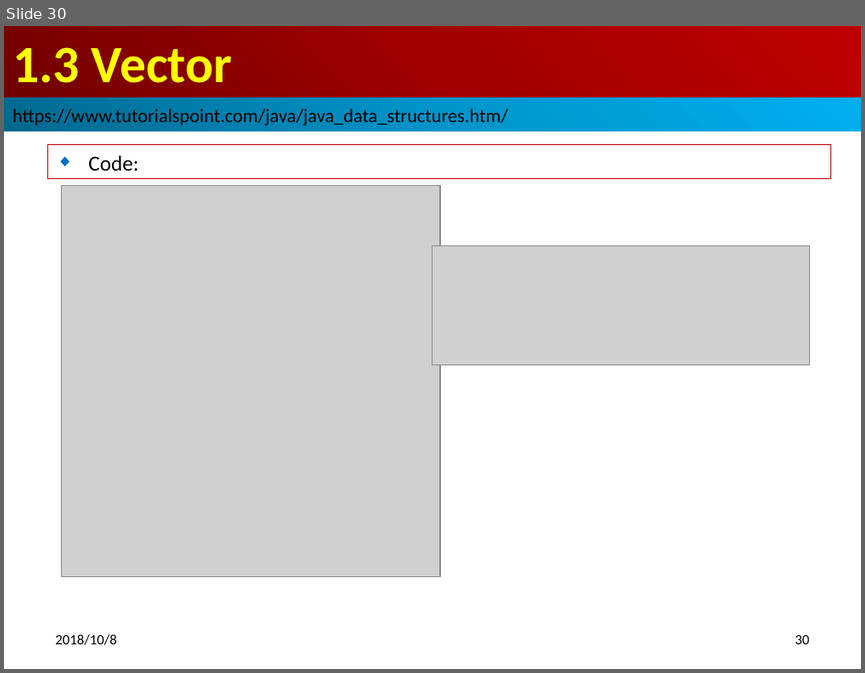
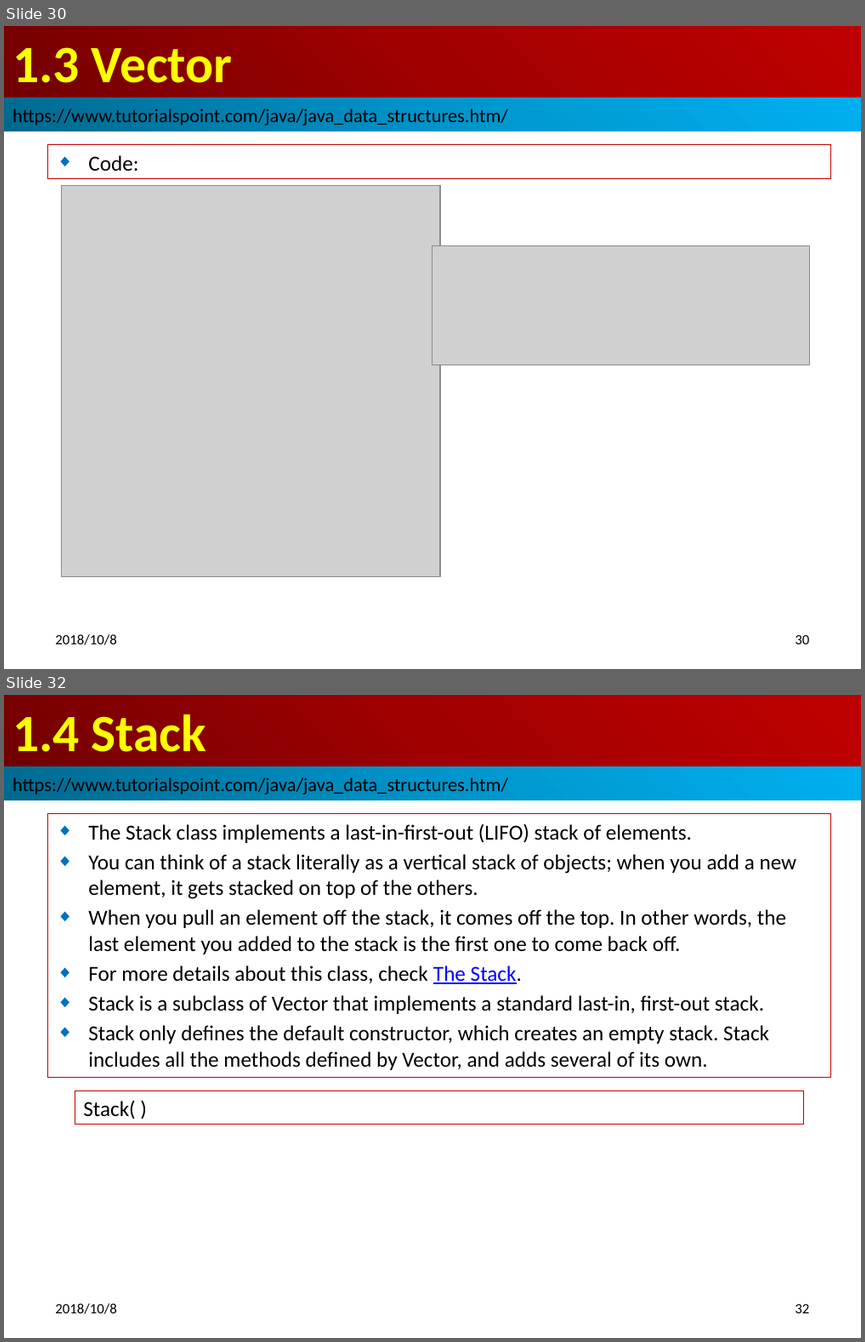
Before and after one commit to peterhchen/java-adv, a slide deck: 15_Ch01_DataStruct.pptx. Shown one above the other, each under a label of ours: slide 30 before the commit, slides 30 and 32 after it; the slides between them are not shown. The pictures are 865x673 and 865x1342 pixels, drawn with LibreOffice and Linux fonts; fonts in the diff are those of the drawing; grey boxes stand for pictures. Boxes give left, top, right and bottom in pixels: in the first picture for what was removed or moved away, otherwise in the second. Text is boxed around its words. In the diff, an @@ line names an element or a change of style, - is before the commit and + after.

```diff
--- a/15_Ch01_DataStruct.pptx
+++ b/15_Ch01_DataStruct.pptx
@@ slide 32 added at bbox=[4, 695, 861, 1338], background #FFFFFF @@
@@ title added at bbox=[4, 695, 861, 767], fill gradient #720000 to #A20000 to #C00000, 44 pt, text #FFFF00, bold @@
+1.4 Stack
@@ rectangle added at bbox=[4, 767, 861, 800], fill gradient #00688E to #0094CA to #00B0F0, 16 pt, text #000000 @@
+https://www.tutorialspoint.com/java/java_data_structures.htm/
@@ subtitle added at bbox=[47, 814, 830, 1077], outline #C00000 0.75 pt, 18 pt, text #000000 @@
+◆ The Stack class implements a last-in-first-out (LIFO) stack of elements.
+◆ You can think of a stack literally as a vertical stack of objects; when you add a new element, it gets stacked on top of the others.
+◆ When you pull an element off the stack, it comes off the top. In other words, the last element you added to the stack is the first one to come back off.
+◆ For more details about this class, check The Stack.
+◆ Stack is a subclass of Vector that implements a standard last-in, first-out stack.
+◆ Stack only defines the default constructor, which creates an empty stack. Stack includes all the methods defined by Vector, and adds several of its own.
@@ rectangle added at bbox=[75, 1091, 803, 1124], outline #C00000 0.75 pt, 18 pt, text #000000 @@
+Stack( )
@@ text added at bbox=[55, 1303, 116, 1314], 12 pt, text #000000 @@
+2018/10/8
@@ page number added at bbox=[794, 1304, 809, 1313], 12 pt, text #000000 @@
+32
```
Also in this commit, not shown: 24 slides changed, 3 other slides added, 2 other files.
